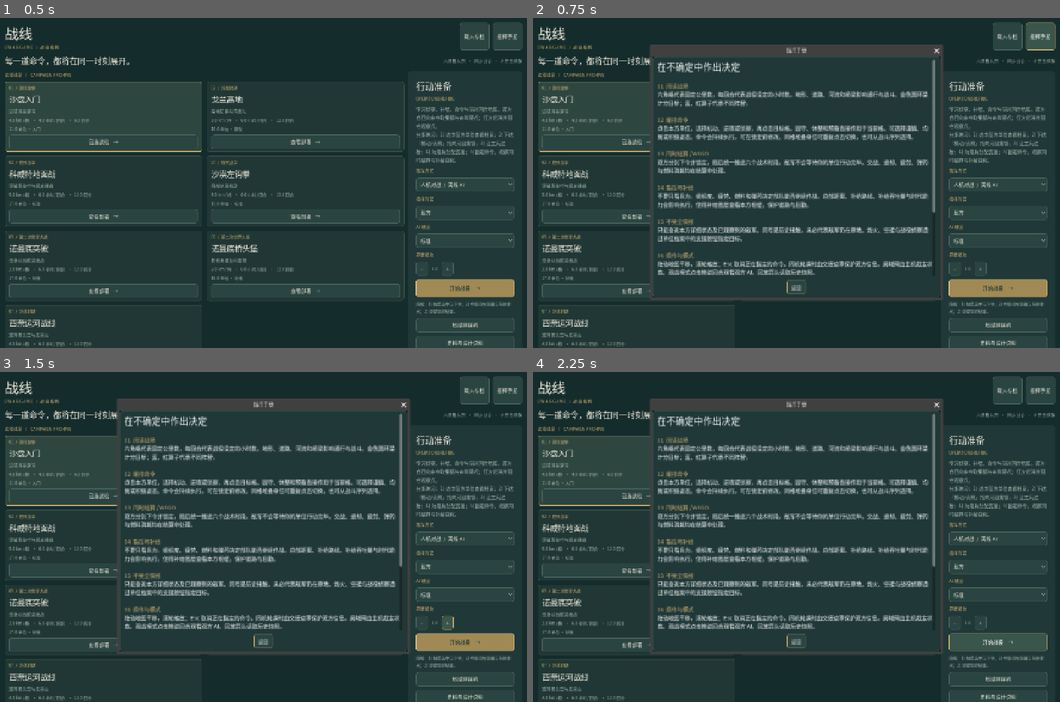
Above: before the commit, frames 1-4 (two rows, left to right).
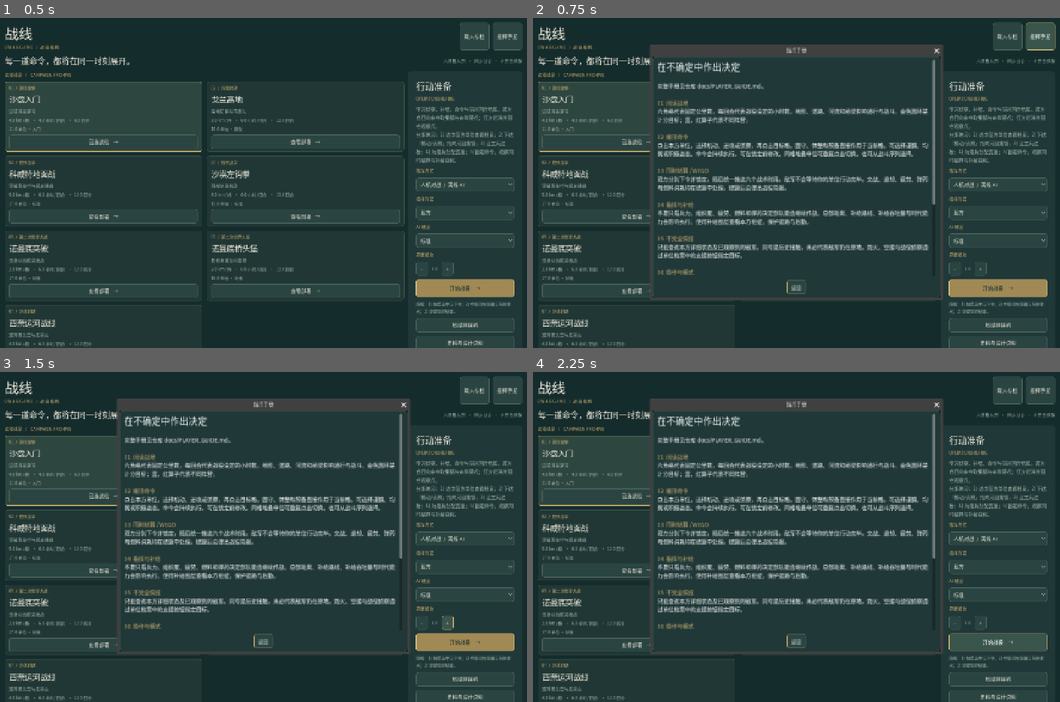
Above: after the commit, the same moments.

Repository: ghostLLC/ewargame
Game: Godot game, scene res://main.tscn
Two runs of this game, one before a commit and one after it. Both use one fixed random seed, a clock stepped at 60 frames per second and the inputs below.
Inputs:
- Up to frame 1 (0.5 s): no input
- Up to frame 2 (0.75 s): click "指挥手册" at 0.5 s
- Up to frame 3 (1.5 s): click "+" at 1.25 s
- Up to frame 4 (2.25 s): click "开始战役 →" at 2 s

Frame 1 is identical in both runs. In frame 2, 12% of the frame differs, in the area x 23-77%, y 19-78%; in frame 3, 12%; in frame 4, 12%.

Commit message:
feat: cinematic turn-brief overlay and maintained player handbook
After each WEGO resolve, show an atlas-styled briefing card with score delta,
fights by loss, objective flips, support, reinforcements, and notes with
staggered reveal. Toggle in campaign menu. Add docs/PLAYER_GUIDE.md as the
full player tutorial/manual and link it from README and in-game handbook.

Diff:
--- a/game/session.gd
+++ b/game/session.gd
@@ -4,6 +4,7 @@
 signal view_changed
 signal notice(message: String)
 signal lobby_changed
+signal turn_resolved(brief: Dictionary)
 
 const Storage = preload("res://storage.gd")
 const AgentService = preload("res://agent_service.gd")
@@ -32,6 +33,8 @@
 var _observer_timer = 0.0
 var _observer_paused = false
 var ai_difficulty: String = "normal"
+var last_turn_brief: Dictionary = {}
+var show_turn_brief: bool = true
 
 func _ready() -> void:
 	_engine = load("res://core/engine.gd")
@@ -212,6 +215,8 @@
 	if mode == "hotseat" and pending_handoff:
 		pending_handoff = false
 		_publish()
+		if show_turn_brief and not last_turn_brief.is_empty():
+			turn_resolved.emit(last_turn_brief)
 
 func set_ai_difficulty(level: String) -> void:
 	if level not in ["easy", "normal", "hard"]:
@@ -230,8 +235,13 @@
 	if _busy:
 		return
 	_busy = true
+	var prev_scores = [0, 0]
+	if not _state.is_empty():
+		prev_scores = [int(_state.get("scores", [0, 0])[0]), int(_state.get("scores", [0, 0])[1])]
+	var prev_turn = int(_state.get("turn", 1))
 	_state = _engine.resolve(_state)
 	_state["ready"] = [false, false]
+	last_turn_brief = _build_turn_brief(prev_turn, prev_scores)
 	var snap = _state.duplicate(true)
 	# Tiles are large and only mutated in place for rare engineer bridges; share the array.
 	if snap.has("scenario") and _state.has("scenario"):
@@ -246,8 +256,61 @@
 		player_side = 1 - player_side
 		view = {}
 		view_changed.emit()
+		# Brief is shown after handoff accept on the next publish.
 	else:
 		_publish()
+		if show_turn_brief and not last_turn_brief.is_empty():
+			turn_resolved.emit(last_turn_brief)
+
+func _build_turn_brief(prev_turn: int, prev_scores: Array) -> Dictionary:
+	if _state.is_empty():
+		return {}
+	var finished_turn = int(_state.get("turn", prev_turn + 1)) - 1
+	var scores = _state.get("scores", [0, 0])
+	var brief = {
+		"turn": finished_turn,
+		"weather": str(_state.get("weather", "clear")),
+		"scores": [int(scores[0]), int(scores[1])]
+	}
+	brief["score_delta"] = [int(scores[0]) - int(prev_scores[0]), int(scores[1]) - int(prev_scores[1])]
+	var fights = []
+	if _state.has("combat_summary"):
+		for id in _state.combat_summary:
+			var row = _state.combat_summary[id]
+			if int(row.get("fights", 0)) > 0:
+				fights.append(row)
+	fights.sort_custom(func(a, b): return float(a.get("loss", 0)) > float(b.get("loss", 0)))
+	brief["fights"] = fights
+	var flips = []
+	var moves = []
+	var support = []
+	var reinforce = []
+	var other = []
+	for event in _state.get("events", []):
+		var text = str(event.get("text", event))
+		if text.contains("控制") and text.contains("由"):
+			flips.append(text)
+		elif text.contains("交战") or text.contains("损失"):
+			pass
+		elif text.contains("增援"):
+			reinforce.append(text)
+		elif text.contains("支援") or text.contains("火力") or text.contains("空"):
+			support.append(text)
+		elif text.contains("桥梁") or text.contains("退却") or text.contains("突破"):
+			moves.append(text)
+		else:
+			other.append(text)
+	brief["flips"] = flips
+	brief["reinforcements"] = reinforce
+	brief["support"] = support
+	brief["notes"] = moves + other
+	brief["phase"] = str(_state.get("phase", "planning"))
+	brief["result"] = _state.get("result", {}).duplicate(true) if _state.get("result") is Dictionary else {}
+	return brief
+
+func set_show_turn_brief(on: bool) -> void:
+	show_turn_brief = on
+	notice.emit("结算简报已开启" if on else "结算简报已关闭")
 
 func _publish() -> void:
 	if _state.is_empty():
--- a/game/ui/main.gd
+++ b/game/ui/main.gd
@@ -47,6 +47,8 @@
 	GameSession.view_changed.connect(_refresh)
 	GameSession.notice.connect(_notice)
 	GameSession.lobby_changed.connect(_lobby_refresh)
+	if GameSession.has_signal("turn_resolved"):
+		GameSession.turn_resolved.connect(_on_turn_resolved)
 	_refresh()
 	call_deferred("_smoke")
 
@@ -867,7 +869,7 @@
 	_dialog("战报 / AFTER ACTION REPORT",text)
 
 func _rules() -> void:
-	_dialog("指挥手册", "[font_size=25]在不确定中作出决定[/font_size]\n\n[color=#c6aa6d]01  阅读战场[/color]\n六角格代表固定公里数，每回合代表战役设定的小时数。地形、道路、河流和桥梁影响通行与战斗。金色圆环是计分目标；蓝、红算子代表不同阵营。\n\n[color=#c6aa6d]02  编排命令[/color]\n点击本方单位，选择机动、进攻或侦察，再点击目标格。固守、休整和预备直接作用于当前格。可选择谨慎、均衡或积极姿态。命令会持续执行，可在锁定前修改。同格堆叠单位可重复点击切换，也可从战斗序列选择。\n\n[color=#c6aa6d]03  同时结算 / WEGO[/color]\n双方分别下令并锁定，随后统一推进六个战术时段。敌军不会等待你的单位行动完毕。交战、退却、疲劳、弹药与燃料消耗均在结算中处理。\n\n[color=#c6aa6d]04  指挥与补给[/color]\n不 …(643 unchanged characters)…
+	_dialog("指挥手册", "[font_size=25]在不确定中作出决定[/font_size]\n\n完整手册见仓库 docs/PLAYER_GUIDE.md。\n\n[color=#c6aa6d]01  阅读战场[/color]\n六角格代表固定公里数，每回合代表战役设定的小时数。地形、道路、河流和桥梁影响通行与战斗。金色圆环是计分目标；蓝、红算子代表不同阵营。\n\n[color=#c6aa6d]02  编排命令[/color]\n点击本方单位，选择机动、进攻或侦察，再点击目标格。固守、休整和预备直接作用于当前格。可选择谨慎、均衡或积极姿态。命令会持续执行，可在锁定前修改。同格堆叠单位可重复点击切换，也可从战斗序列选择。\n\n[color=#c6aa6d]03  同时结算 / WEGO[/color]\n双方分别下令并锁定，随后统一推进六个战术时段。敌军不会等待你的单位行动完毕。交战、退却、疲劳、弹药与燃料消耗均在结算中处理。结算后会弹出战役简报。\n\n[color=#c6aa6d]04  指挥与补给[/color]\n不 …(643 unchanged characters)…
 
 func _sources(scenario: Dictionary) -> void:
 	var text = "[font_size=23]%s[/font_size]\n\n" % scenario.get("title","")
@@ -903,6 +905,7 @@
 		diff_row.add_child(_button(str(lv),func(): GameSession.set_ai_difficulty(lv)))
 	if GameSession.mode == "observer":
 		list.add_child(_button("暂停/继续推演",func(): GameSession.commit_turn(); dialog.queue_free()))
+	list.add_child(_button(("关闭" if GameSession.show_turn_brief else "开启") + "结算简报",func(): GameSession.set_show_turn_brief(not GameSession.show_turn_brief); dialog.queue_free()))
 	list.add_child(_button("指挥手册",func(): dialog.queue_free(); _rules()))
 	if GameSession.has_method("agent_config_path"):
 		list.add_child(_button("Agent 连接配置",func(): _dialog("Agent 接入", "连接配置保存在本机文件，供受信任的 MCP 客户端使用：\n\n" + str(GameSession.agent_config_path()) + "\n\nAgent 对战模式：本地指挥一方，外部 Agent 控制另一方。实际 Agent 对局需要单独接入客户端。")))
@@ -979,6 +982,137 @@
 	dialog.confirmed.connect(dialog.queue_free)
 	dialog.canceled.connect(dialog.queue_free)
 
+func _on_turn_resolved(brief: Dictionary) -> void:
+	if brief.is_empty():
+		return
+	# Skip while replaying or during smoke.
+	if bool(GameSession.view.get("replay_active", false)):
+		return
+	_show_turn_brief(brief)
+
+func _show_turn_brief(brief: Dictionary) -> void:
+	if has_node("/root/GameAudio"):
+		get_node("/root/GameAudio").play("turn")
+	var veil = ColorRect.new()
+	veil.color = Color(0.06, 0.1, 0.1, 0.72)
+	veil.set_anchors_and_offsets_preset(Control.PRESET_FULL_RECT)
+	veil.name = "TurnBriefVeil"
+	add_child(veil)
+	var center = CenterContainer.new()
+	center.set_anchors_and_offsets_preset(Control.PRESET_FULL_RECT)
+	veil.add_child(center)
+	var card = PanelContainer.new()
+	card.custom_minimum_size = Vector2(640, 420)
+	card.add_theme_stylebox_override("panel", _box(Color("152c2c"), 10, Color("c6aa6d")))
+	center.add_child(card)
+	var vbox = VBoxContainer.new()
+	vbox.add_theme_constant_override("separation", 10)
+	card.add_child(vbox)
+
+	var top = HBoxContainer.new()
+	vbox.add_child(top)
+	var title = _label("战役结算", 28, GOLD)
+	top.add_child(title)
+	_spacer(top)
+	var weather_cn = {"clear":"晴朗","rain":"降雨","snow":"降雪","fog":"浓雾","overcast":"阴天","storm":"风暴","night":"夜暗"}.get(str(brief.get("weather","clear")), str(brief.get("weather","")))
+	top.add_child(_label("第 %s 回合 · %s" % [brief.get("turn"), weather_cn], 14, MUTED))
+
+	var scores = brief.get("scores", [0, 0])
+	var delta = brief.get("score_delta", [0, 0])
+	var score_line = HBoxContainer.new()
+	vbox.add_child(score_line)
+	score_line.add_child(_label("积分  %s : %s" % [scores[0], scores[1]], 20, PAPER))
+	_spacer(score_line)
+	var d0 = int(delta[0])
+	var d1 = int(delta[1])
+	var delta_text = ""
+	if d0 != 0 or d1 != 0:
+		delta_text = "本回合变化  %s%d : %s%d" % ["+" if d0 > 0 else "", d0, "+" if d1 > 0 else "", d1]
+	else:
+		delta_text = "本回合无积分变化"
+	score_line.add_child(_label(delta_text, 13, GOLD if (d0 != 0 or d1 != 0) else MUTED))
+
+	var scroll = ScrollContainer.new()
+	scroll.custom_minimum_size = Vector2(600, 280)
+	vbox.add_child(scroll)
+	var lines = VBoxContainer.new()
+	lines.size_flags_horizontal = Control.SIZE_EXPAND_FILL
+	lines.add_theme_constant_override("separation", 6)
+	scroll.add_child(lines)
+
+	var reveal: Array = []
+	reveal.append(_brief_section_header(lines, "交战"))
+	var fights: Array = brief.get("fights", [])
+	if fights.is_empty():
+		reveal.append(_brief_line(lines, "本回合没有发生交火。", MUTED))
+	else:
+		for row in fights.slice(0, 10):
+			reveal.append(_brief_line(lines, "%s · 交火 %s 次 · 损失 %.1f" % [row.get("name"), row.get("fights"), float(row.get("loss", 0))], PAPER))
+	var flips: Array = brief.get("flips", [])
+	if not flips.is_empty():
+		reveal.append(_brief_section_header(lines, "目标易手"))
+		for line in flips:
+			reveal.append(_brief_line(lines, str(line), GOLD))
+	var support: Array = brief.get("support", [])
+	if not support.is_empty():
+		reveal.append(_brief_section_header(lines, "火力支援"))
+		for line in support.slice(0, 6):
+			reveal.append(_brief_line(lines, str(line), MUTED))
+	var rein: Array = brief.get("reinforcements", [])
+	if not rein.is_empty():
+		reveal.append(_brief_section_header(lines, "增援"))
+		for line in rein:
+			reveal.append(_brief_line(lines, str(line), Color("8fa378")))
+	var notes: Array = brief.get("notes", [])
+	if not notes.is_empty():
+		reveal.append(_brief_section_header(lines, "战场动态"))
+		for line in notes.slice(0, 8):
+			reveal.append(_brief_line(lines, str(line), MUTED))
+	if str(brief.get("phase", "")) == "finished":
+		var result = brief.get("result", {})
+		reveal.append(_brief_section_header(lines, "战役结束"))
+		reveal.append(_brief_line(lines, "结果：%s" % result.get("reason", "达到时限"), GOLD))
+
+	var footer = HBoxContainer.new()
+	vbox.add_child(footer)
+	_spacer(footer)
+	var hint = _label("信息按行展开 · 关闭后可继续指挥", 11, MUTED)
+	footer.add_child(hint)
+	var close = _button("继续指挥", func():
+		veil.queue_free()
+	)
+	close.custom_minimum_size = Vector2(140, 40)
+	close.add_theme_stylebox_override("normal", _box(Color("a08954"), 5, Color("d7bc7e")))
+	close.add_theme_color_override("font_color", Color("122c2b"))
+	footer.add_child(close)
+	veil.gui_input.connect(func(event):
+		if event is InputEventMouseButton and event.pressed:
+			veil.queue_free()
+	)
+
+	# Stagger reveal for a briefing feel without blocking input.
+	for i in range(reveal.size()):
+		var node = reveal[i]
+		if not is_instance_valid(node):
+			continue
+		node.modulate.a = 0.0
+		var delay = 0.05 + i * 0.045
+		var tween = create_tween()
+		tween.tween_interval(delay)
+		tween.tween_property(node, "modulate:a", 1.0, 0.18)
+
+func _brief_section_header(parent: Node, text: String) -> Label:
+	var l = _label(text, 12, GOLD)
+	parent.add_child(l)
+	return l
+
+func _brief_line(parent: Node, text: String, color: Color) -> Label:
+	var l = _label("· " + text, 13, color)
+	l.autowrap_mode = TextServer.AUTOWRAP_WORD_SMART
+	l.size_flags_horizontal = Control.SIZE_EXPAND_FILL
+	parent.add_child(l)
+	return l
+
 func _handoff() -> void:
 	var curtain = PanelContainer.new()
 	curtain.set_anchors_and_offsets_preset(Control.PRESET_FULL_RECT)
Binary file changed: game/ui/smoke-map.png
Not shown, changed: README.md
Not shown, added: docs/PLAYER_GUIDE.md
